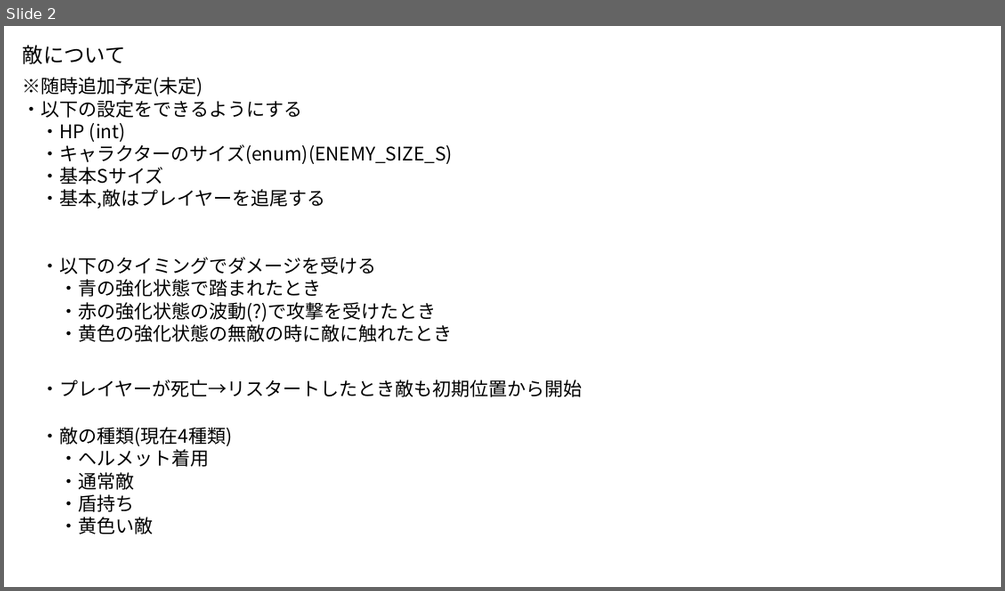
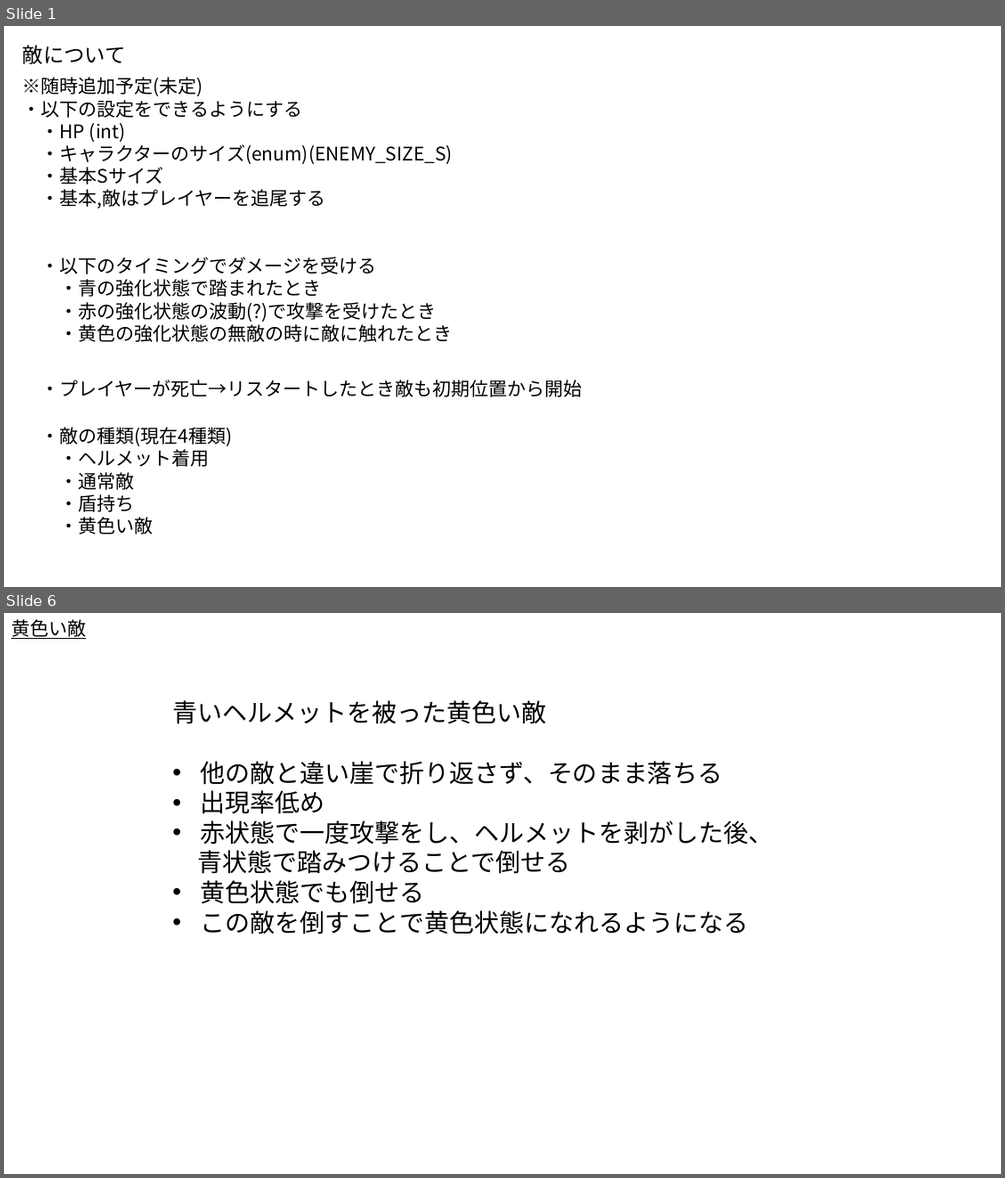
Before and after one commit to Akiyoshi-2/GameProbuctionPractice1, a slide deck: 仕様書/敵.pptx. Shown one above the other, each under a label of ours: slide 2 before the commit, slides 1 and 6 after it; the slides between them are not shown. The pictures are 1005x591 and 1005x1178 pixels, drawn with LibreOffice and Linux fonts; fonts in the diff are those of the drawing. Boxes give left, top, right and bottom in pixels: in the first picture for what was removed or moved away, otherwise in the second. Text is boxed around its words. In the diff, an @@ line names an element or a change of style, - is before the commit and + after.

```diff
--- a/仕様書/敵.pptx
+++ b/仕様書/敵.pptx
@@ slide 6 added at (x1=4, y1=613, x2=1001, y2=1174), background #FFFFFF @@
@@ text added at (x1=11, y1=619, x2=86, y2=639), 18 pt, text #000000, underline @@
+黄色い敵
@@ text added at (x1=172, y1=700, x2=774, y2=934), 24 pt, text #000000 @@
+青いヘルメットを被った黄色い敵
+• 他の敵と違い崖で折り返さず、そのまま落ちる
+• 出現率低め
+• 赤状態で一度攻撃をし、ヘルメットを剥がした後、
+青状態で踏みつけることで倒せる
+• 黄色状態でも倒せる
+• この敵を倒すことで黄色状態になれるようになる
@@ what was slide 2 is now slide 1 @@
```
Also in this commit, not shown: 4 other slides added, 5 slides removed.
